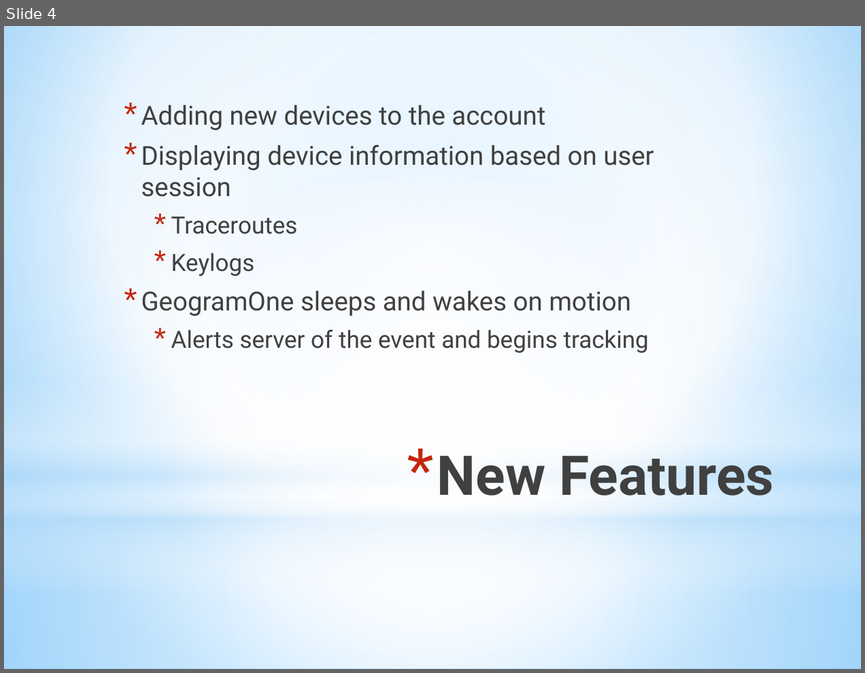
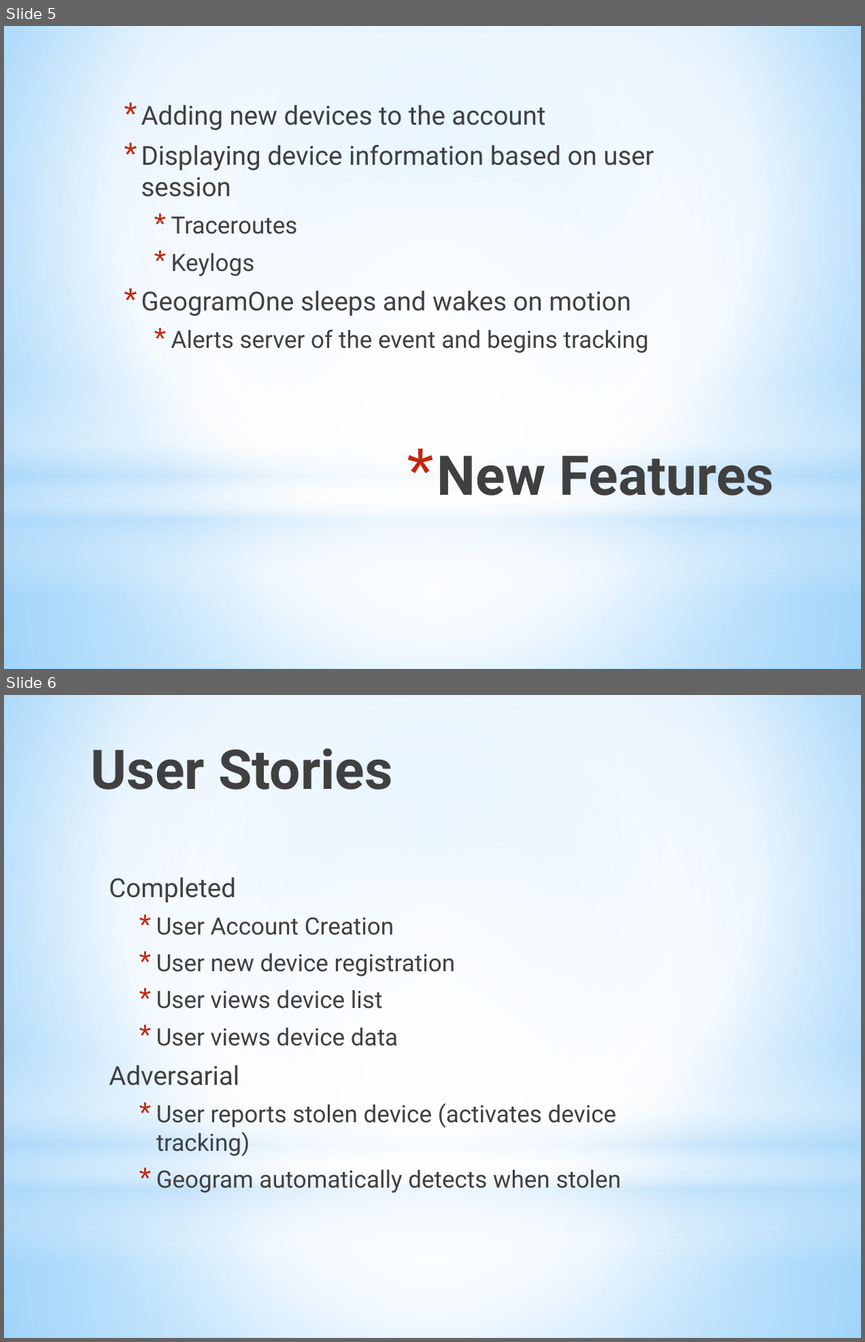
Before and after one commit to LeoYReyes/SeniorDesign, a slide deck: documentation/cycle 2/Cycle2Presentation.pptx. Shown one above the other, each under a label of ours: slide 4 before the commit, slides 5 and 6 after it. The pictures are 865x673 and 865x1342 pixels, drawn with LibreOffice and Linux fonts; fonts in the diff are those of the drawing. Boxes give left, top, right and bottom in pixels: in the first picture for what was removed or moved away, otherwise in the second. Text is boxed around its words. In the diff, an @@ line names an element or a change of style, - is before the commit and + after.

```diff
--- a/documentation/cycle 2/Cycle2Presentation.pptx
+++ b/documentation/cycle 2/Cycle2Presentation.pptx
@@ slide 6 added at [4,695,861,1338], background gradient #9ED5FF to #FFFFFF to #5BB9FF; not listed: 4 template elements that a slide beside it also shows @@
@@ title added at [91,748,393,790], 46 pt, text gradient #000000 to #404040 to #212745, bold @@
+User Stories
@@ text added at [109,877,621,1193], 20 pt, text #404040 @@
+Completed
+  * User Account Creation
+  * User new device registration
+  * User views device list
+  * User views device data
+Adversarial
+  * User reports stolen device (activates device tracking)
+  * Geogram automatically detects when stolen
@@ what was slide 4 is now slide 5 @@
```
Also in this commit, not shown: 6 slides changed, 2 other slides added, 1 slide removed.
